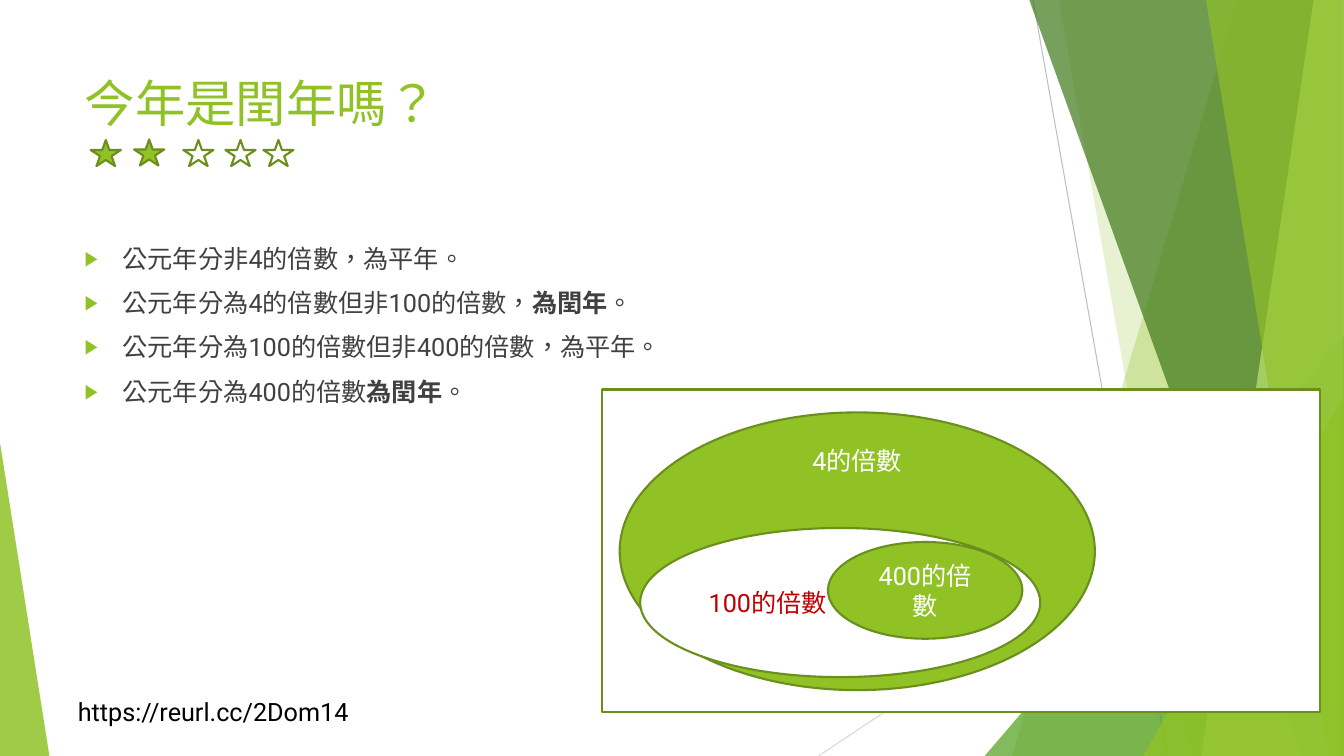
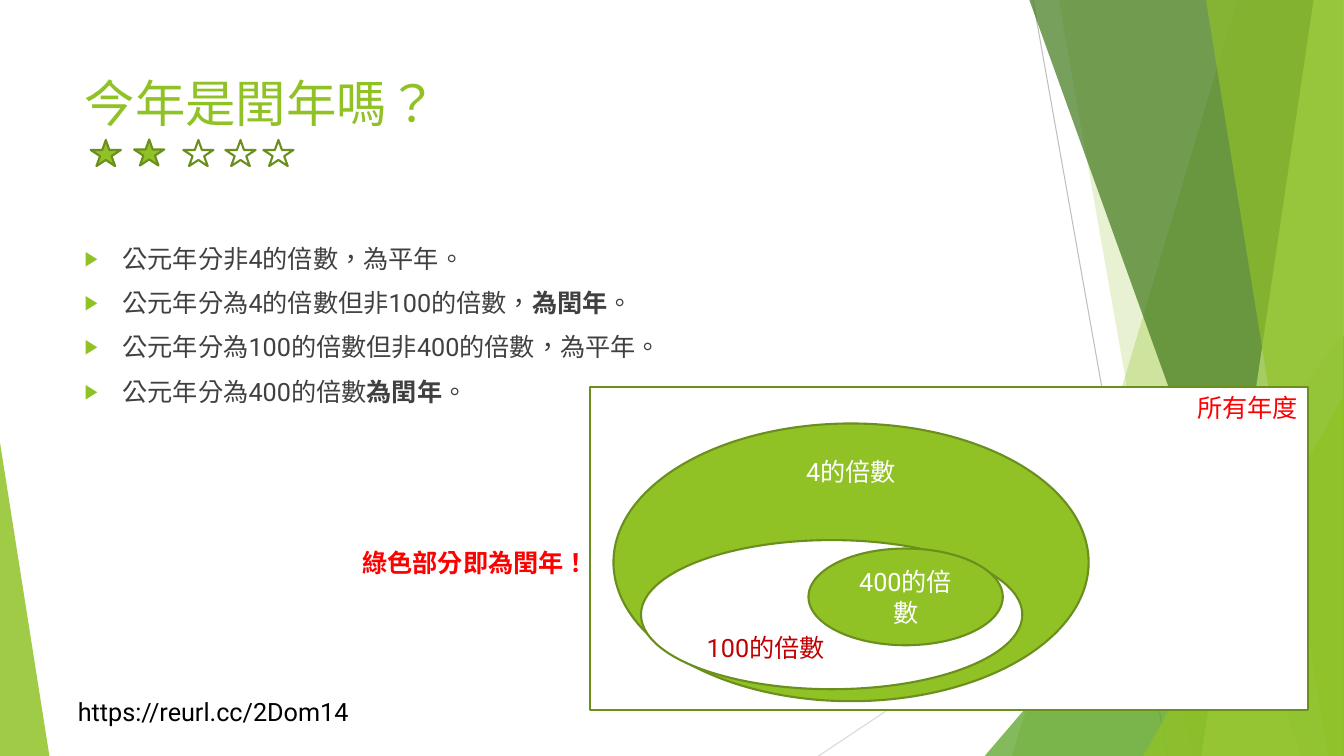
Before and after one commit to liulawsi/My_PPTs, a slide deck: slide 16 of LCC/Java/A1_邏輯思考訓練題.pptx. Drawn at 1344x756 pixels with LibreOffice and Linux fonts; fonts in the diff are those of the drawing. Boxes give left, top, right and bottom in pixels: in the first picture for what was removed or moved away, otherwise in the second. Text is boxed around its words. In the diff, an @@ line names an element or a change of style, - is before the commit and + after.

```diff
--- a/LCC/Java/A1_邏輯思考訓練題.pptx
+++ b/LCC/Java/A1_邏輯思考訓練題.pptx
@@ rectangle "所有年度" moved from (x1=602, y1=389, x2=1320, y2=712) to (x1=590, y1=387, x2=1308, y2=710) @@
@@ text in rectangle at (x1=1197, y1=395, x2=1298, y2=419): text added @@
+所有年度
@@ ellipse "4的倍數" moved from (x1=620, y1=412, x2=1095, y2=691) to (x1=614, y1=423, x2=1089, y2=702) @@
@@ text added at (x1=362, y1=550, x2=589, y2=575), 18 pt, text #FF0000, bold @@
+綠色部分即為閏年！
@@ ellipse "100的倍數" resized from (x1=640, y1=528, x2=1041, y2=678) to (x1=641, y1=540, x2=1022, y2=690) @@
@@ ellipse "100的倍數" at (x1=641, y1=540, x2=1022, y2=690): vertical alignment middle to bottom @@
@@ ellipse "400的倍數" moved from (x1=828, y1=542, x2=1022, y2=639) to (x1=809, y1=548, x2=1003, y2=645) @@
```
Also in this commit, not shown: 6 other slides changed, 14 other files.
